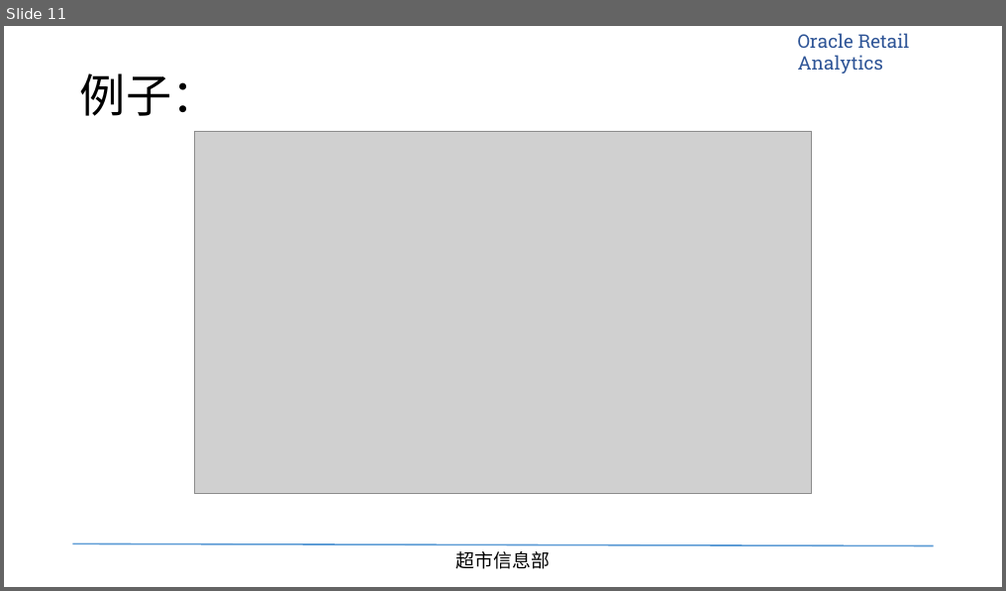
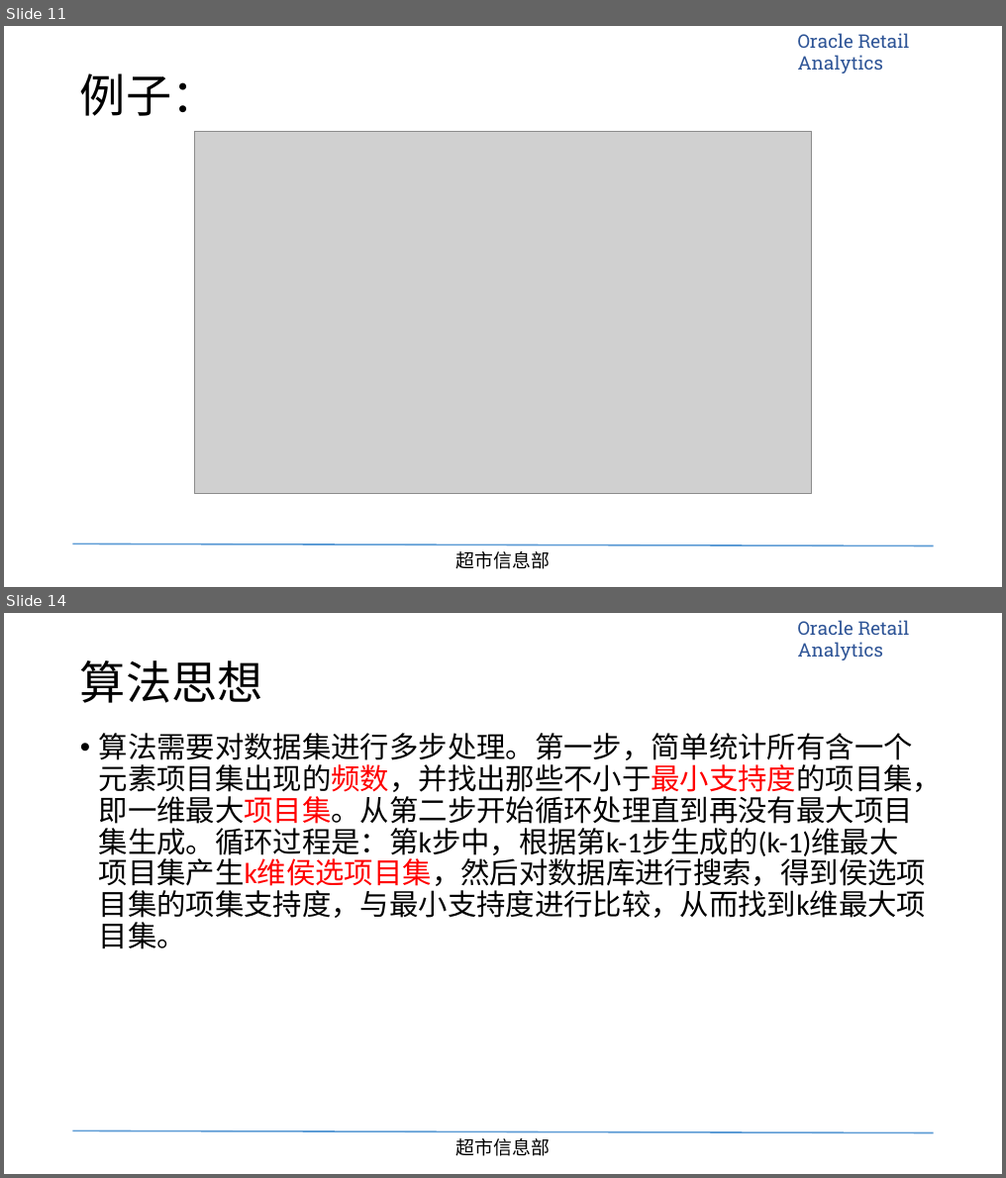
Before and after one commit to tigeryangjin/BBG, a slide deck: Task/2016-01-27-购物篮关联分析/PPT/超市信息部-关联分析培训.pptx. Shown one above the other, each under a label of ours: slide 11 before the commit, slides 11 and 14 after it; the slides between them are not shown. The pictures are 1006x591 and 1006x1178 pixels, drawn with LibreOffice and Linux fonts; fonts in the diff are those of the drawing; grey boxes stand for pictures; background and template pictures are left out. Boxes give left, top, right and bottom in pixels: in the first picture for what was removed or moved away, otherwise in the second. Text is boxed around its words. In the diff, an @@ line names an element or a change of style, - is before the commit and + after.

```diff
--- a/Task/2016-01-27-购物篮关联分析/PPT/超市信息部-关联分析培训.pptx
+++ b/Task/2016-01-27-购物篮关联分析/PPT/超市信息部-关联分析培训.pptx
@@ slide 14 added at (4, 613, 1002, 1174), background #FFFFFF; not listed: 3 template elements that a slide beside it also shows @@
@@ title added at (80, 661, 263, 703), 44 pt, text #000000 @@
+算法思想
@@ text added at (99, 733, 942, 950), 28 pt, text #000000 @@
+• 算法需要对数据集进行多步处理。第一步，简单统计所有含一个元素项目集出现的频数，并找出那些不小于最小支持度的项目集，即一维最大项目集。从第二步开始循环处理直到再没有最大项目集生成。循环过程是：第k步中，根据第k-1步生成的(k-1)维最大项目集产生k维侯选项目集，然后对数据库进行搜索，得到侯选项目集的项集支持度，与最小支持度进行比较，从而找到k维最大项目集。
```
Also in this commit, not shown: 4 slides changed, 2 other slides added, 3 slides removed, 27 other files.
